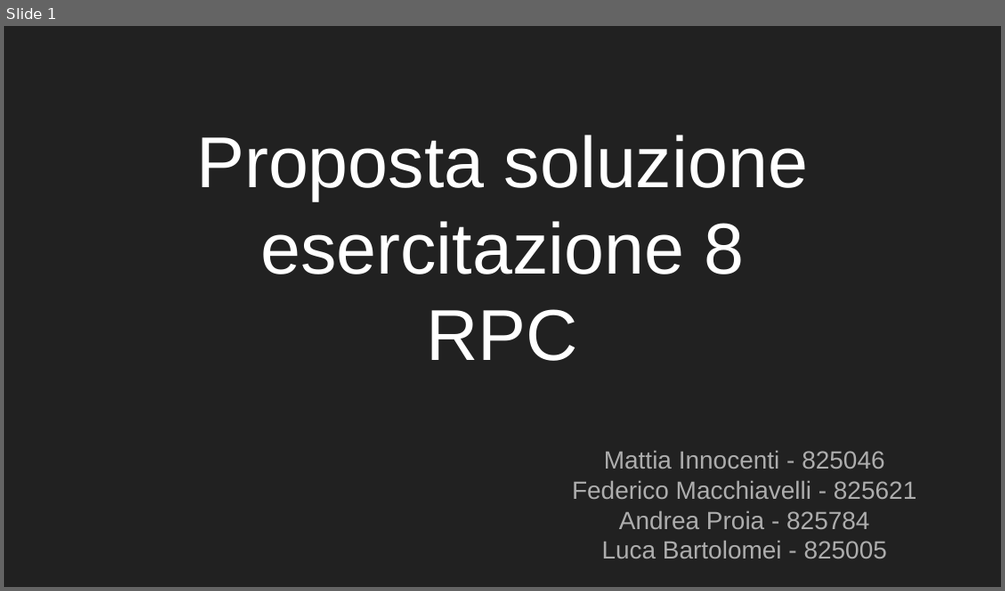
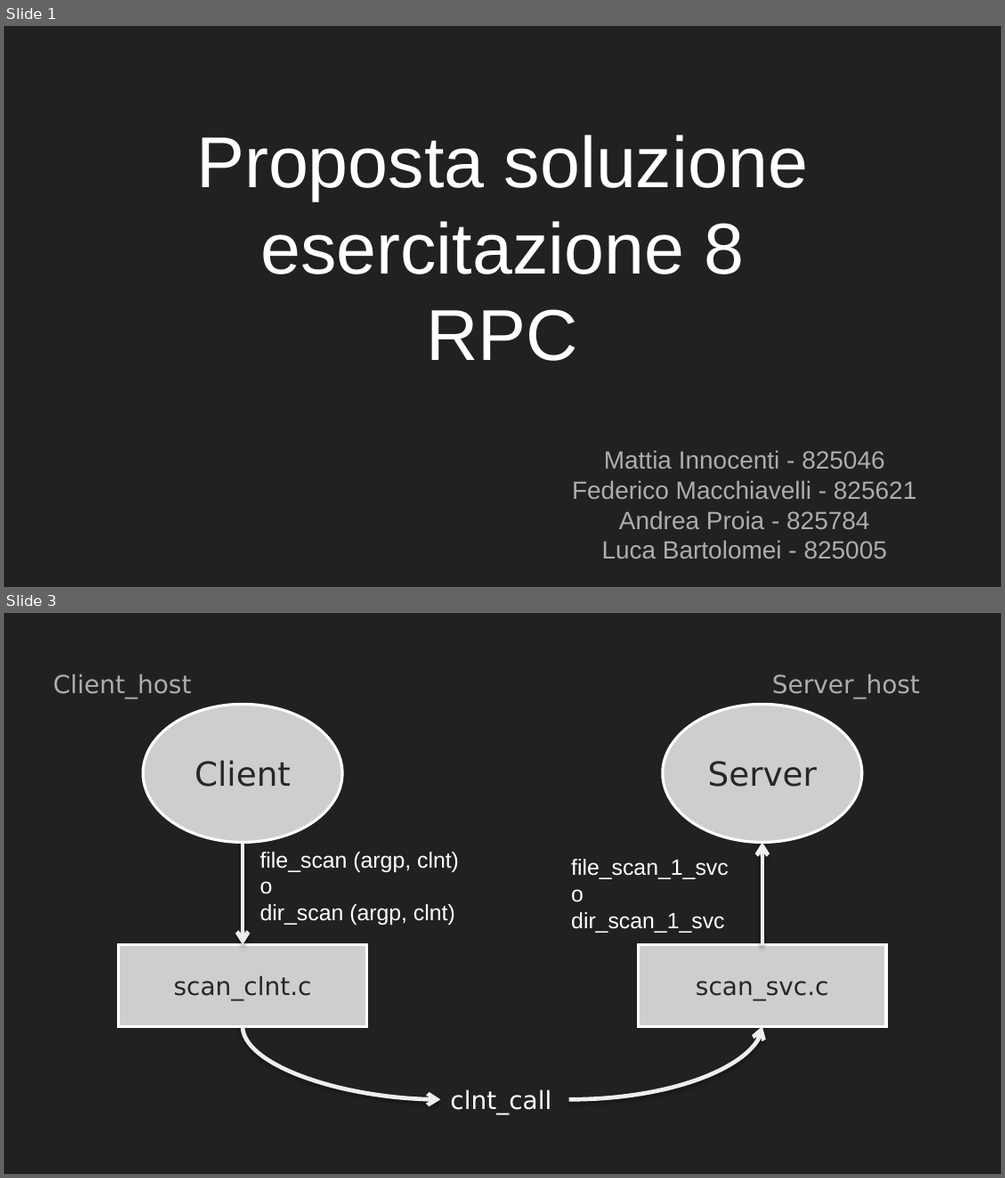
Before and after one commit to reticalcolatori/esercitazione8, a slide deck: PresentazioneEs6.pptx. Shown one above the other, each under a label of ours: slide 1 before the commit, slides 1 and 3 after it; the slides between them are not shown. The pictures are 1005x591 and 1005x1178 pixels, drawn with LibreOffice and Linux fonts; fonts in the diff are those of the drawing. Boxes give left, top, right and bottom in pixels: in the first picture for what was removed or moved away, otherwise in the second. Text is boxed around its words. In the diff, an @@ line names an element or a change of style, - is before the commit and + after.

```diff
--- a/PresentazioneEs6.pptx
+++ b/PresentazioneEs6.pptx
@@ slide 3 added at (4,613,1001,1174), background #212121 @@
@@ text added at (53,674,191,699), 18 pt, text #ADADAD @@
+Client_host
@@ text added at (772,674,920,699), 18 pt, text #ADADAD @@
+Server_host
@@ ellipse added at (143,704,342,841), fill #CECECE, outline #FFFFFF 2 pt, 24 pt, text #262626 @@
+Client
@@ ellipse added at (663,704,862,841), fill #CECECE, outline #FFFFFF 2 pt, 24 pt, text #262626 @@
+Server
@@ arrow added from (243, 843) to (243, 945), #EEEEEE 3 pt @@
@@ text added at (260,852,459,925), 16 pt, text #FFFFFF @@
+file_scan (argp, clnt)
+o
+dir_scan (argp, clnt)
@@ arrow added from (762, 945) to (762, 843), #EEEEEE 3 pt @@
@@ text added at (571,859,728,933), 16 pt, text #FFFFFF @@
+file_scan_1_svc
+o
+dir_scan_1_svc
@@ rectangle added at (119,945,366,1027), fill #CECECE, outline #FFFFFF 2 pt, 18 pt, text #262626 @@
+scan_clnt.c
@@ rectangle added at (638,945,885,1027), fill #CECECE, outline #FFFFFF 2 pt, 18 pt, text #262626 @@
+scan_svc.c
@@ curved arrow added from (243, 1026) to (441, 1100), #EEEEEE 3 pt @@
@@ curved arrow added from (569, 1100) to (762, 1026), #EEEEEE 3 pt @@
@@ text added at (450,1089,551,1114), 18 pt, text #FFFFFF @@
+clnt_call
```
Also in this commit, not shown: 5 slides changed, 2 other slides added, 3 slides removed.
